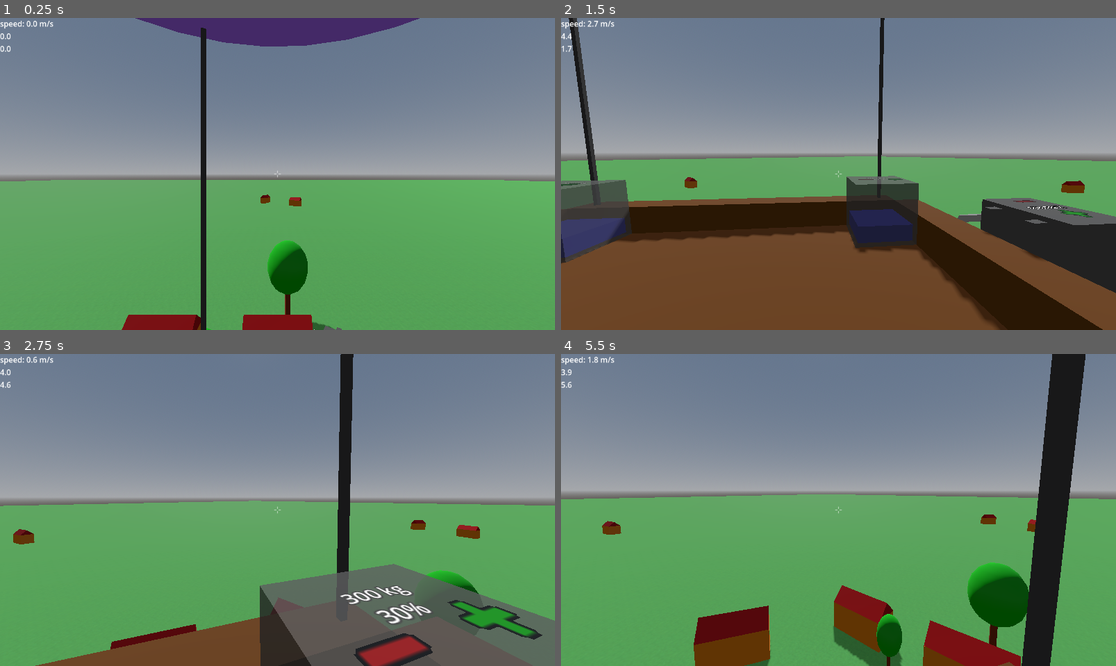
Above: before the commit, frames 1-4 (two rows, left to right).
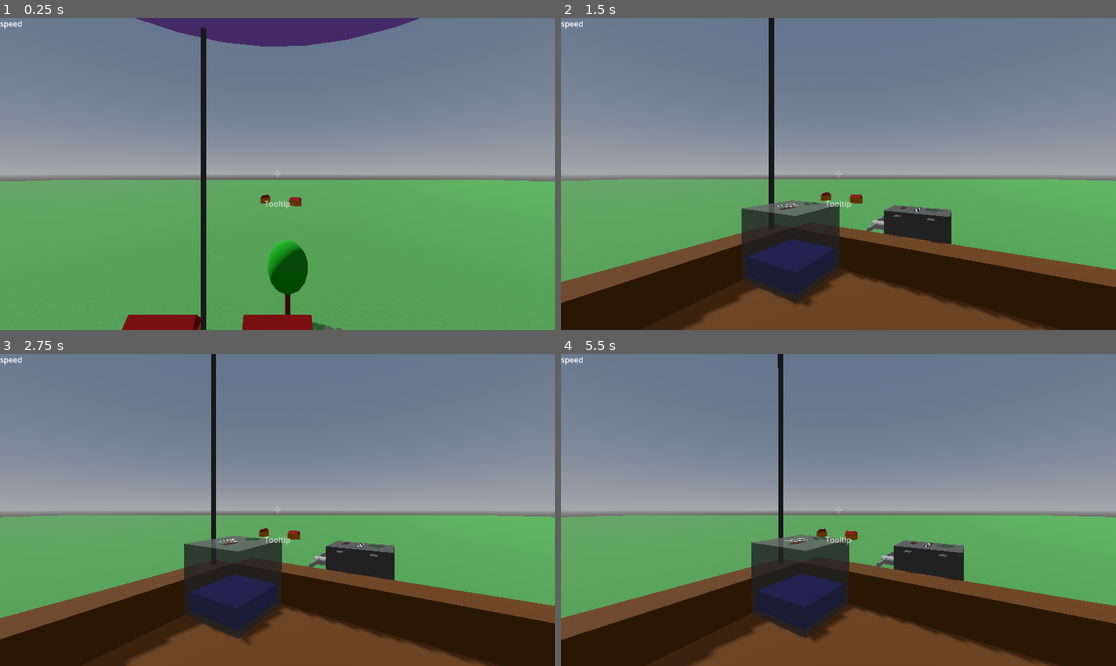
Above: after the commit, the same moments.

Repository: jmdejong/airships
Game: Godot game, scene res://scenes/world.tscn
The game is run twice, just before and just after one commit, with the same random seed, the same clock (stepped at 60 frames per second) and the same inputs.
Inputs (mouse positions are in pixels of both pictures, inside the frame that each line leads up to):
- Up to frame 1 (0.25 s): no input
- Up to frame 2 (1.5 s): move the mouse to (960, 158) at 0.52 s; hold D (right) 0.53-1.28 s; click (960, 158) at 0.6 s; move the mouse to (810, 174) at 1.27 s; hold W (forwards) from 1.28 s (still down); tap Mouse wheel down (rotate_left) at 1.35 s; click (810, 174) at 1.42 s
- Up to frame 3 (2.75 s): keep holding W (forwards); move the mouse to (288, 503) at 2.02 s; tap Mouse wheel up (rotate_right) at 2.1 s; click (288, 503) at 2.17 s
- Up to frame 4 (5.5 s): keep holding W (forwards); move the mouse to (832, 516) at 2.77 s; tap Shift (sprint) at 2.85 s; click (832, 516) at 2.92 s; move the mouse to (877, 513) at 3.52 s; tap B (toggle_build) at 3.6 s; click (877, 513) at 3.67 s; move the mouse to (794, 506) at 4.27 s; tap G (toggle_gravity) at 4.35 s; click (794, 506) at 4.42 s; move the mouse to (844, 510) at 5.02 s; click (844, 510) at 5.1 s

The runs differ from the first frame. In frame 1, 0.1% of the frame differs, in the area x 0-53%, y 0-62%; in frame 2, 40%; in frame 3, 35%; in frame 4, 41%, in the area x 0-100%, y 0-100%.
Error after the commit: Parse Error: Preload file "res://textures/ui/break.png" does not exist. (res://code/player.gd:29)

Commit message:
indicate whether removing is active

Diff:
--- a/code/player.gd
+++ b/code/player.gd
@@ -25,6 +25,10 @@
 			Input.mouse_mode = Input.MOUSE_MODE_CAPTURED
 		$BuildTab.visible = mouse_mode == MouseMode.Select
 		%BuildPreview.visible = mouse_mode == MouseMode.Build
+		if value == MouseMode.Remove:
+			%CrosshairTexture.texture = preload("res://textures/ui/break.png")
+		else:
+			%CrosshairTexture.texture = preload("res://textures/ui/crosshair.png")
 
 var build_mode: bool = false:
 	set(value):
--- a/scenes/player.tscn
+++ b/scenes/player.tscn
@@ -82,7 +82,8 @@
 grow_horizontal = 2
 grow_vertical = 2
 
-[node name="TextureRect" type="TextureRect" parent="Crosshair"]
+[node name="CrosshairTexture" type="TextureRect" parent="Crosshair"]
+unique_name_in_owner = true
 layout_mode = 2
 texture = ExtResource("3_qhqgy")
 
